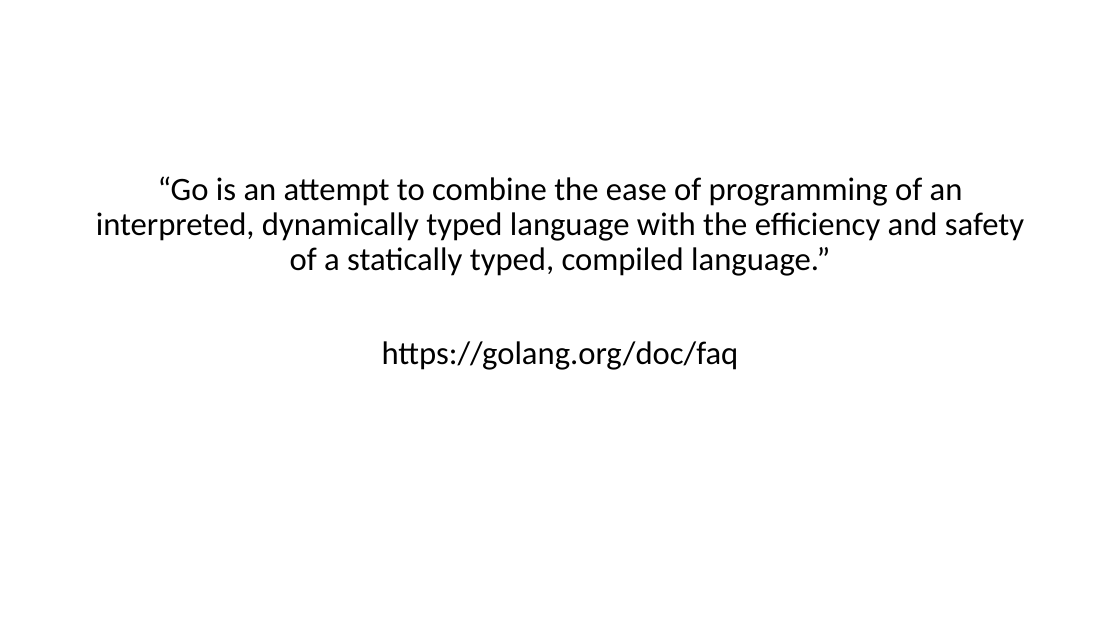
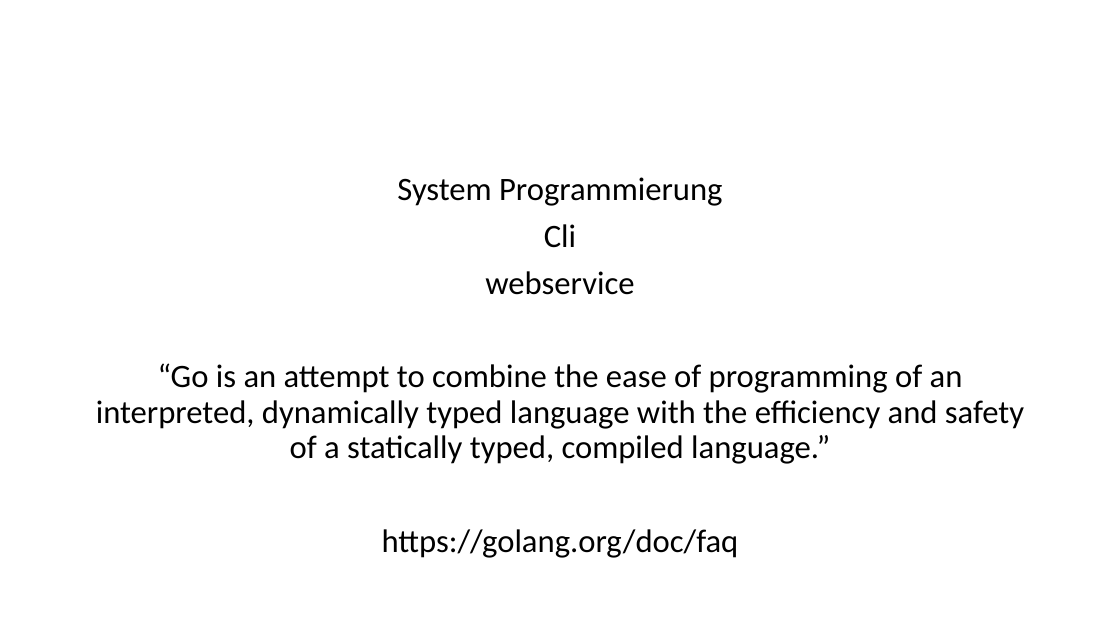
Before and after one commit to alexsuter/golang-experience, a slide deck: slide 2 of presi/presi.pptx. Drawn at 1120x630 pixels with LibreOffice and Linux fonts; fonts in the diff are those of the drawing. Boxes give left, top, right and bottom in pixels: in the first picture for what was removed or moved away, otherwise in the second. Text is boxed around its words. In the diff, an @@ line names an element or a change of style, - is before the commit and + after.

```diff
--- a/presi/presi.pptx
+++ b/presi/presi.pptx
@@ text at (x1=397, y1=177, x2=722, y2=295): paragraphs added @@
+System Programmierung
+Cli
+webservice
```
Also in this commit, not shown: 1 other slide changed, 1 slide added, 7 other files.
